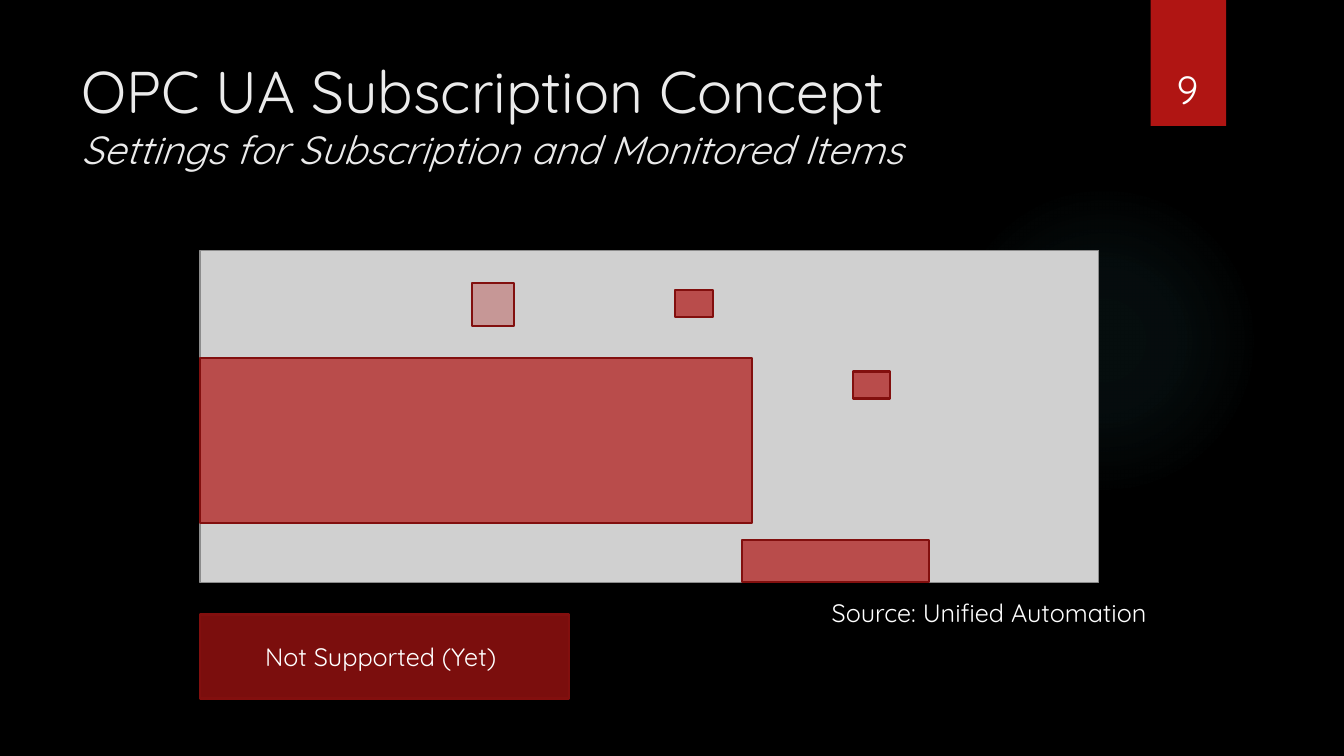
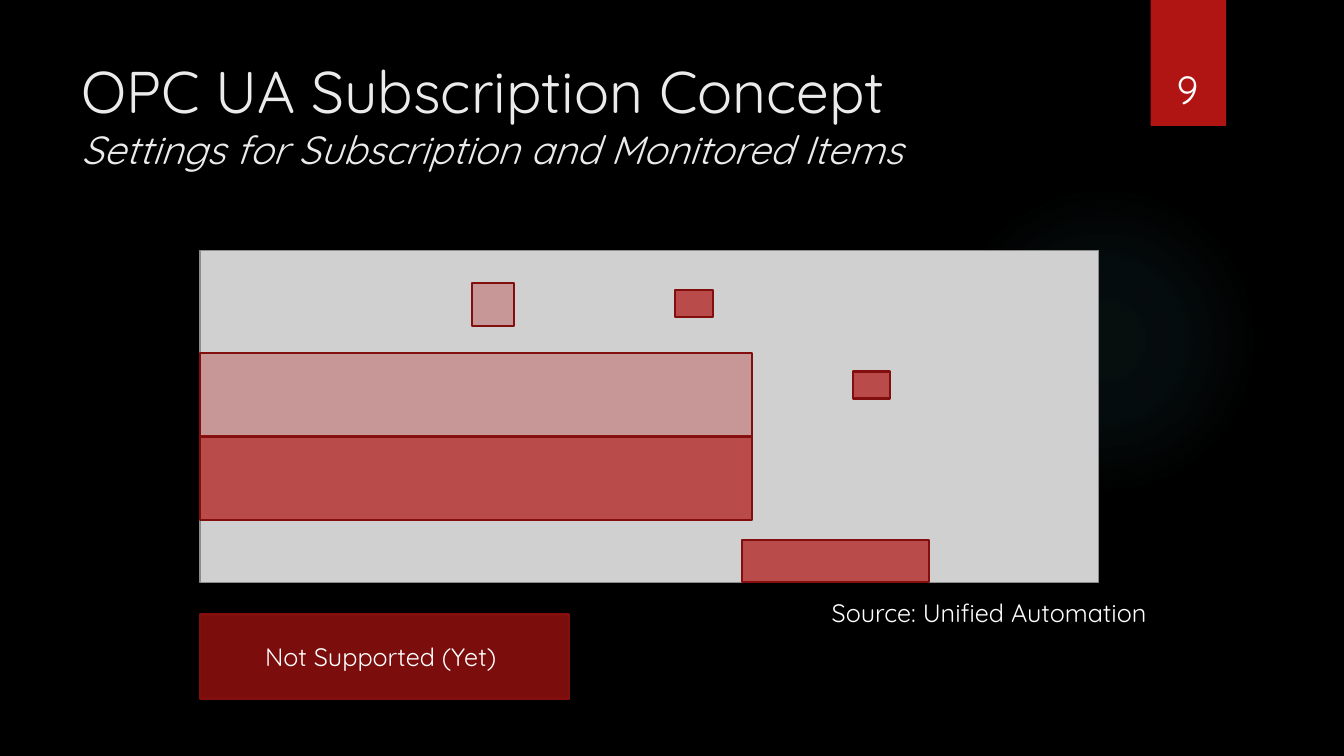
Before and after one commit to epics-training/opcua-support, a slide deck: slide 9 of presentations/OPC UA Device Support.pptx. Drawn at 1344x756 pixels with LibreOffice and Linux fonts; fonts in the diff are those of the drawing; grey boxes stand for pictures; background and template pictures are left out. Boxes give left, top, right and bottom in pixels: in the first picture for what was removed or moved away, otherwise in the second. Text is boxed around its words. In the diff, an @@ line names an element or a change of style, - is before the commit and + after.

```diff
--- a/presentations/OPC UA Device Support.pptx
+++ b/presentations/OPC UA Device Support.pptx
@@ rectangle added at <box>200,353,751,437</box>, fill #B01513 at 30% opacity, outline #82100E 1.5 pt @@
@@ rectangle: place and size @@
-rectangle at <box>200,358,751,523</box>
+rectangle at <box>200,437,751,520</box>
```
Also in this commit, not shown: 11 other slides changed, 1 other file.
